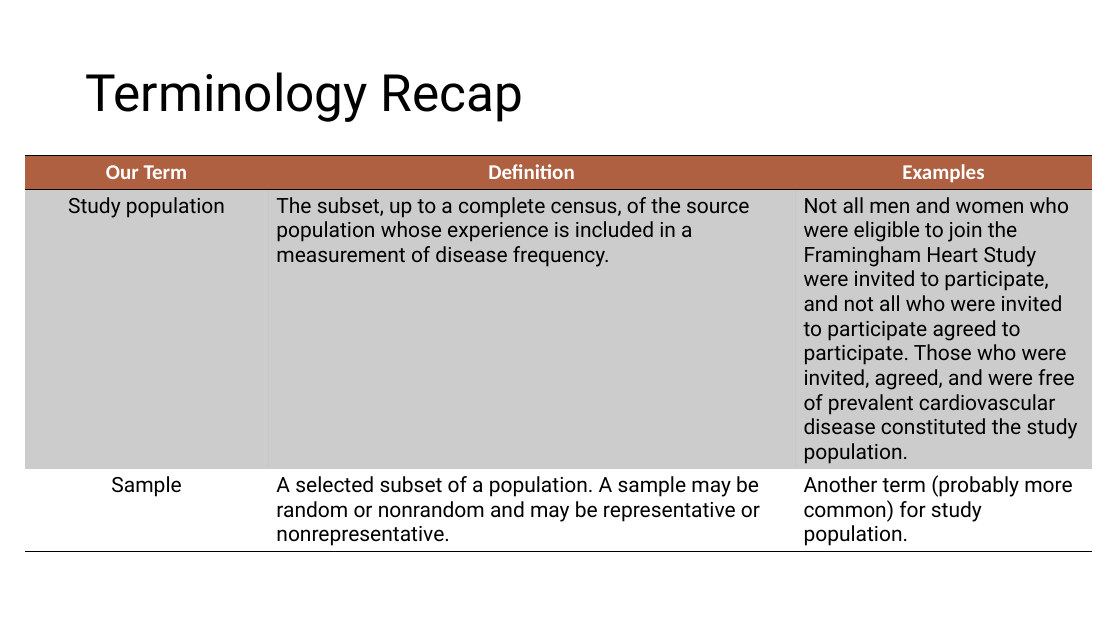
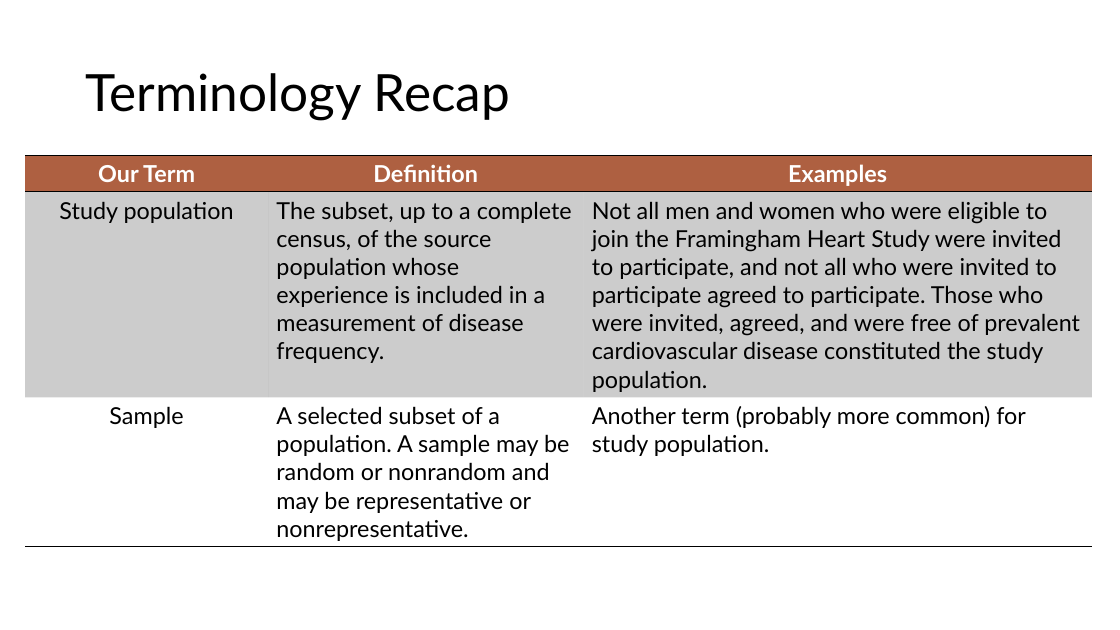
Before and after one commit to brad-cannell/epi_3_public, a slide deck: slide 31 of modules/03 Measures of Occurrence/measures_of_event occurance.pptx. Drawn at 1120x630 pixels with LibreOffice and Linux fonts; fonts in the diff are those of the drawing. Boxes give left, top, right and bottom in pixels: in the first picture for what was removed or moved away, otherwise in the second. Text is boxed around its words. In the diff, an @@ line names an element or a change of style, - is before the commit and + after.

Commit message:
Change font from Univers to Avenir
In the measures of occurrence powerpoint

```diff
--- a/modules/03 Measures of Occurrence/measures_of_event occurance.pptx
+++ b/modules/03 Measures of Occurrence/measures_of_event occurance.pptx
@@ title "Terminology Recap" at [85,73,510,120]: font Roboto to Lato @@
@@ table at [25,155,1091,545] @@
@@ size 18 to 20 pt, font Roboto to Lato @@
@@ font Calibri to Lato in "Our Term", "Definition", "Examples" @@
```
Also in this commit, not shown: 77 other slides changed, 1 slide removed.
